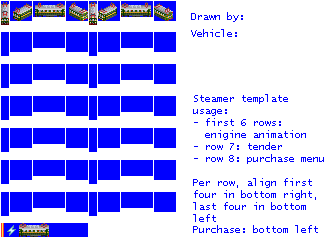
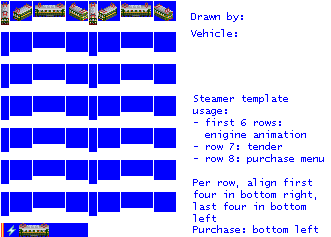
Two versions of the same layered image (331px x 237px). Layer-by-layer changes:
removed layer "Pasted Layer" over [22, 235, 48, 237]
painted on "empty.png" over [22, 15, 151, 237]
